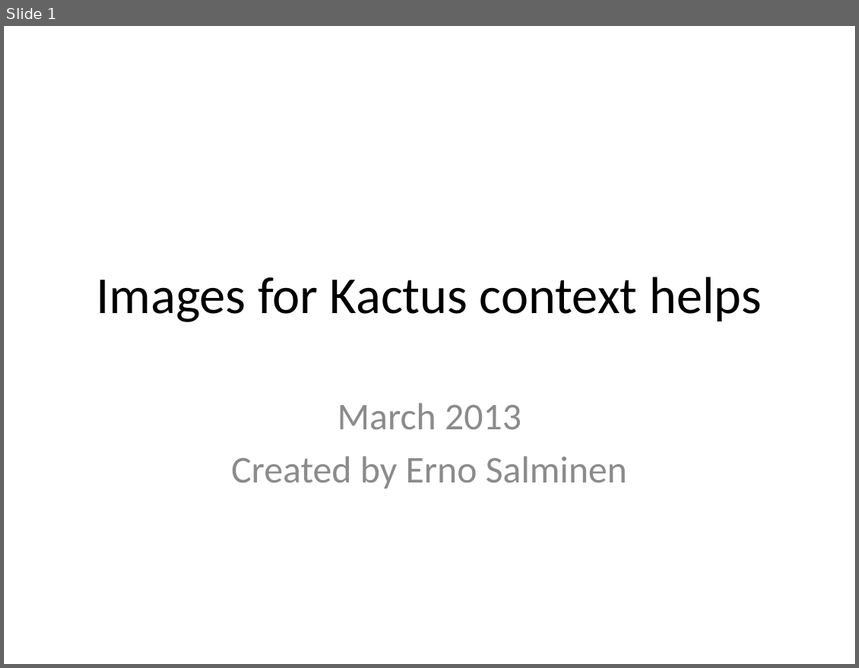
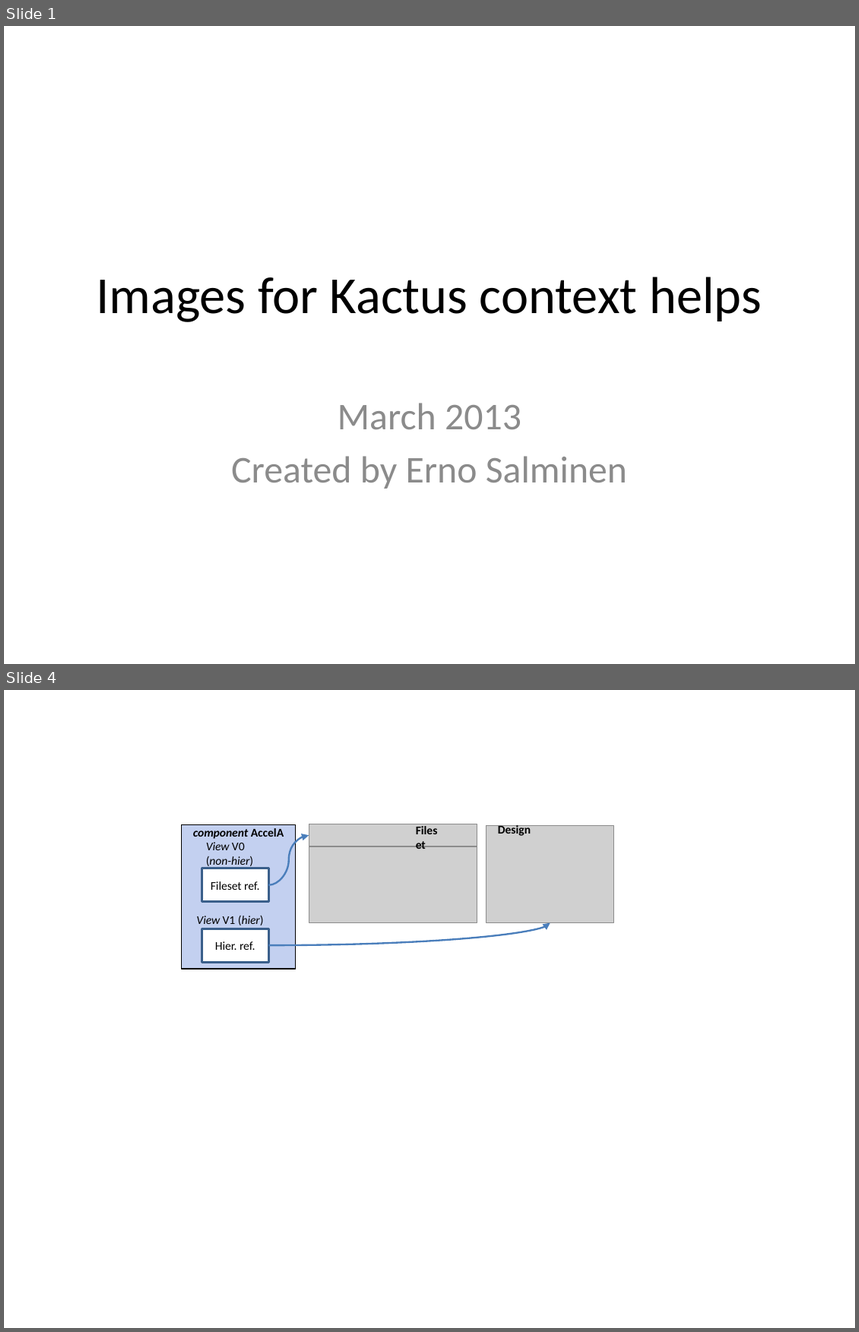
Before and after one commit to Martoni/kactus2, a slide deck: Help/images/img_sources.pptx. Shown one above the other, each under a label of ours: slide 1 before the commit, slides 1 and 4 after it; the slides between them are not shown. The pictures are 859x668 and 859x1332 pixels, drawn with LibreOffice and Linux fonts; fonts in the diff are those of the drawing; grey boxes stand for pictures. Boxes give left, top, right and bottom in pixels: in the first picture for what was removed or moved away, otherwise in the second. Text is boxed around its words. In the diff, an @@ line names an element or a change of style, - is before the commit and + after.

Commit message:
[ADDITIVE] First drafts for HW design helps and few simple images for component editor.

```diff
--- a/Help/images/img_sources.pptx
+++ b/Help/images/img_sources.pptx
@@ slide 4 added at <box>4,690,855,1328</box>, background #FFFFFF @@
@@ rectangle added at <box>182,825,296,969</box>, fill #C3D0F0, outline #000000 1 pt, 10 pt, text #000000, bold, italic @@
+component AccelA
@@ picture added at <box>309,825,477,847</box> @@
@@ picture added at <box>487,826,614,923</box> @@
@@ text added at <box>498,824,531,836</box>, 10 pt, text #000000, bold @@
+Design
@@ text added at <box>206,842,253,869</box>, 10 pt, text #000000, italic @@
+View V0
+(non-hier)
@@ curved arrow added from (268, 885) to (309, 836), #4B7EBC 1.5 pt @@
@@ picture added at <box>309,847,477,923</box> @@
@@ rectangle added at <box>202,869,268,902</box>, fill #FFFFFF, outline #3A5F8C 2 pt, 10 pt, text #000000 @@
+Fileset ref.
@@ text added at <box>211,882,242,890</box>, 10 pt, text #000000, bold @@
+Fileset
@@ text added at <box>196,916,264,926</box>, 10 pt, text #000000, italic @@
+View V1 (hier)
@@ rectangle added at <box>202,929,268,962</box>, fill #FFFFFF, outline #3A5F8C 2 pt, 10 pt, text #000000 @@
+Hier. ref.
@@ curved arrow added from (268, 945) to (550, 923), #4B7EBC 1.5 pt @@
```
Also in this commit, not shown: 2 slides changed, 4 other slides added, 1 slide removed, 24 other files.
